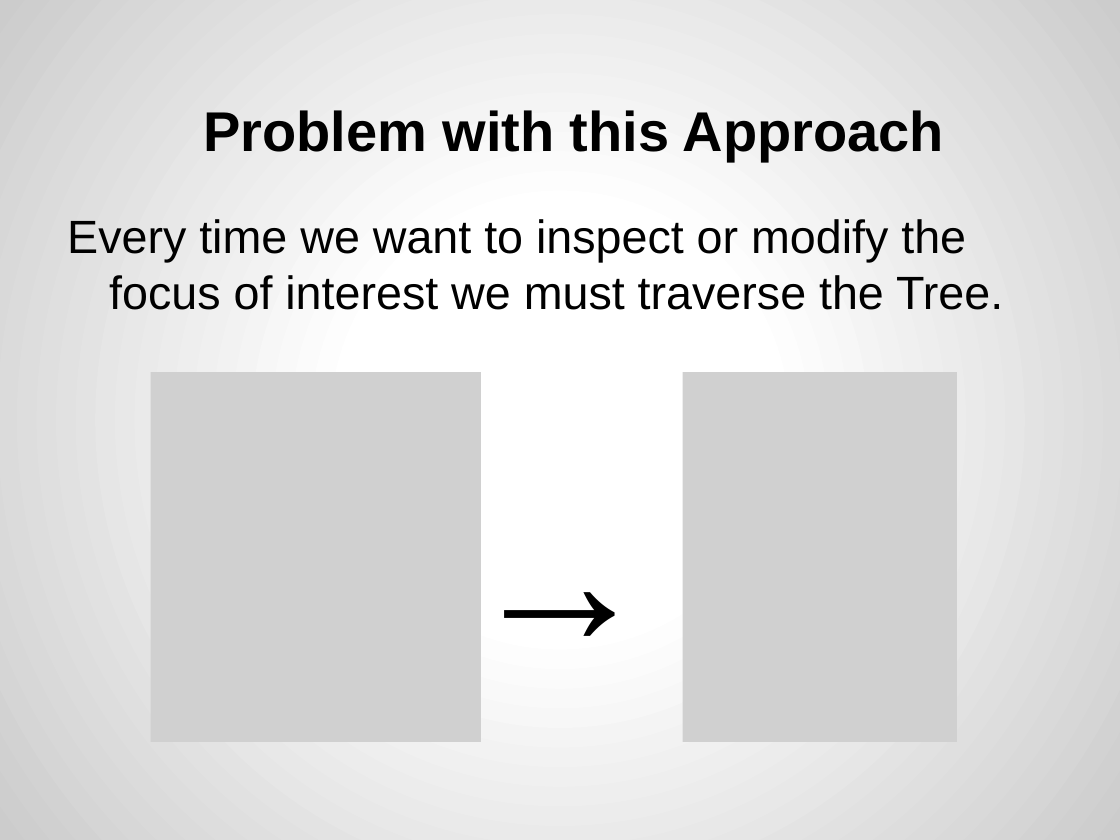
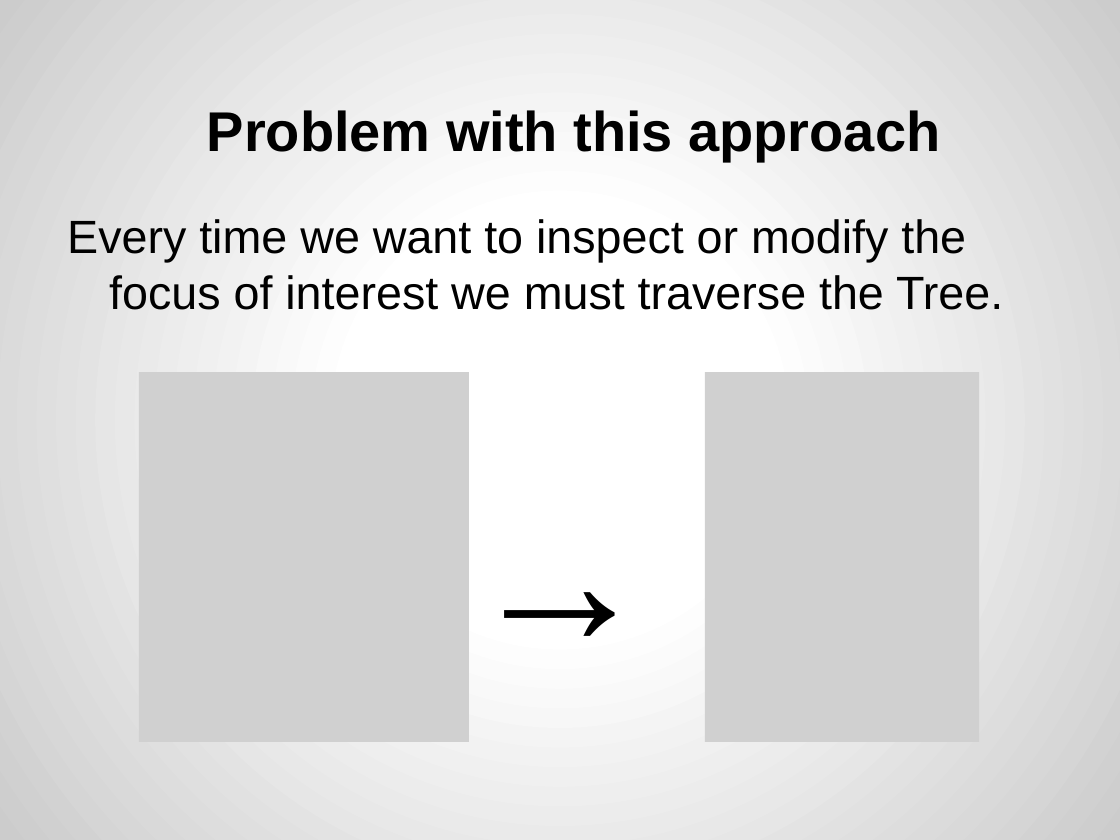
Before and after one commit to joel-wright/ZipperHS, a slide deck: slide 6 of Slides/The Zipper.pptx. Drawn at 1120x840 pixels with LibreOffice and Linux fonts; fonts in the diff are those of the drawing; grey boxes stand for pictures. Boxes give left, top, right and bottom in pixels: in the first picture for what was removed or moved away, otherwise in the second. Text is boxed around its words. In the diff, an @@ line names an element or a change of style, - is before the commit and + after.

```diff
--- a/Slides/The Zipper.pptx
+++ b/Slides/The Zipper.pptx
@@ title at [207,110,941,161]: text changed @@
-Problem with this Approach
+Problem with this approach
@@ picture: place and size @@
-picture at [151,372,482,741]
+picture at [139,372,469,741]
@@ picture: place and size @@
-picture at [683,372,958,741]
+picture at [704,372,979,741]
```
Also in this commit, not shown: 10 other slides changed, 1 other file.
